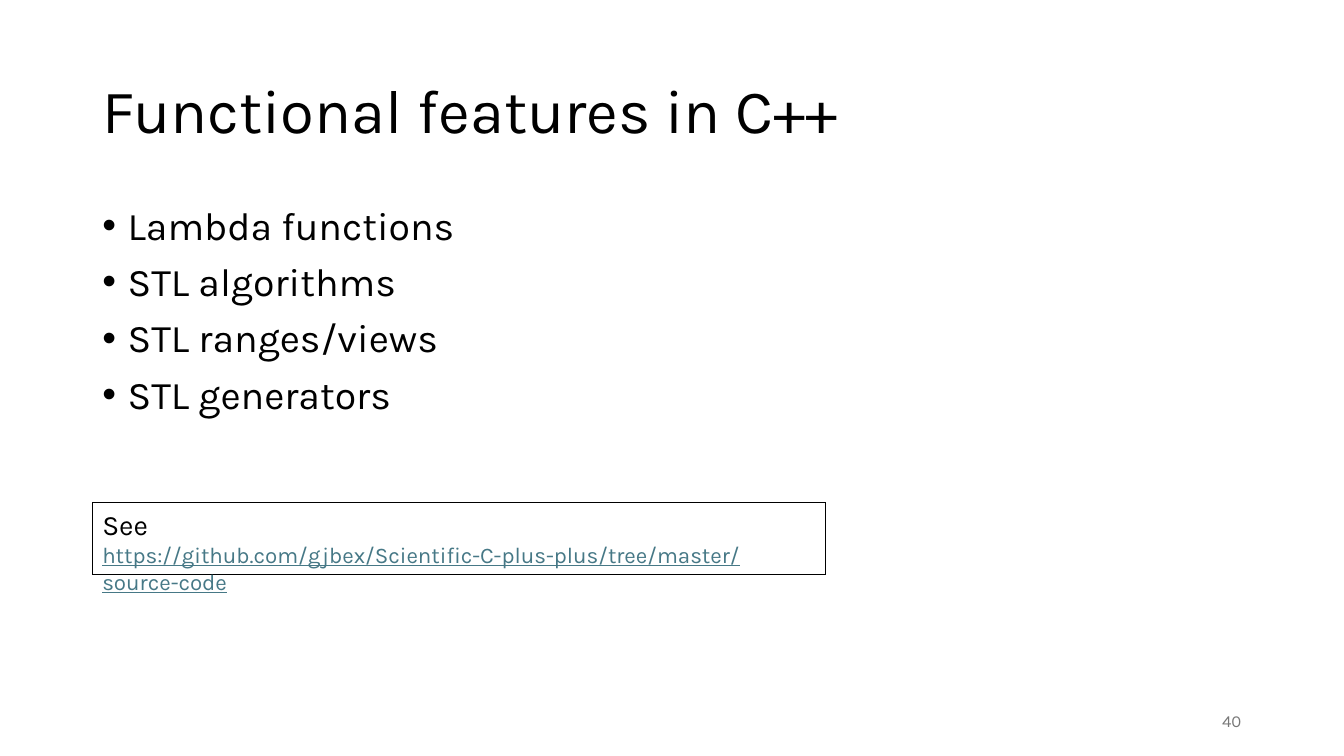
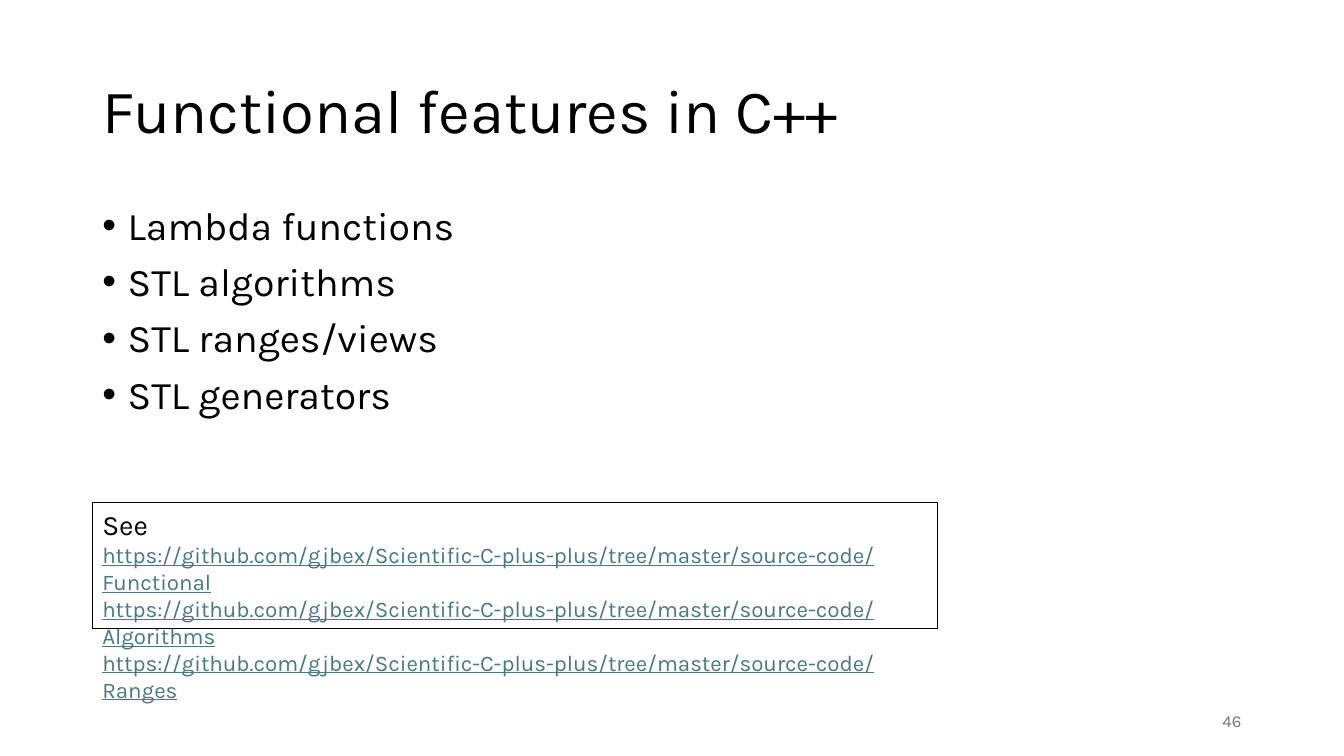
Before and after one commit to gjbex/C-plus-plus-software-engineering, a slide deck: slide 46 of cpp_software_engineering.pptx (slide 40 before the commit). Drawn at 1344x756 pixels with LibreOffice and Linux fonts; fonts in the diff are those of the drawing. Boxes give left, top, right and bottom in pixels: in the first picture for what was removed or moved away, otherwise in the second. Text is boxed around its words. In the diff, an @@ line names an element or a change of style, - is before the commit and + after.

Commit message:
Update references to illustrations of functional approaches

```diff
--- a/cpp_software_engineering.pptx
+++ b/cpp_software_engineering.pptx
@@ rectangle "See" resized from (x1=93, y1=503, x2=827, y2=575) to (x1=93, y1=503, x2=939, y2=629) @@
@@ text in rectangle at (x1=102, y1=546, x2=874, y2=704): text changed @@
-https://github.com/gjbex/Scientific-C-plus-plus/tree/master/source-code
+https://github.com/gjbex/Scientific-C-plus-plus/tree/master/source-code/Functional
+https://github.com/gjbex/Scientific-C-plus-plus/tree/master/source-code/Algorithms
+https://github.com/gjbex/Scientific-C-plus-plus/tree/master/source-code/Ranges
@@ page number at (x1=1222, y1=716, x2=1241, y2=727): text changed @@
-40
+46
```
Also in this commit, not shown: 1 slide added.
